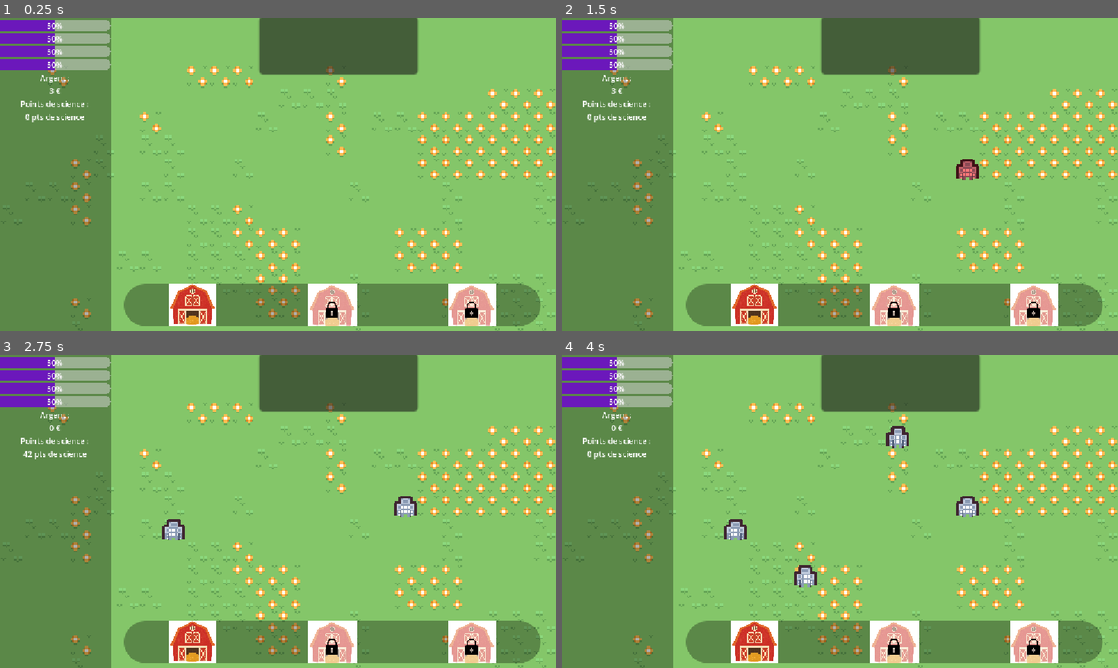
Above: before the commit, frames 1-4 (two rows, left to right).
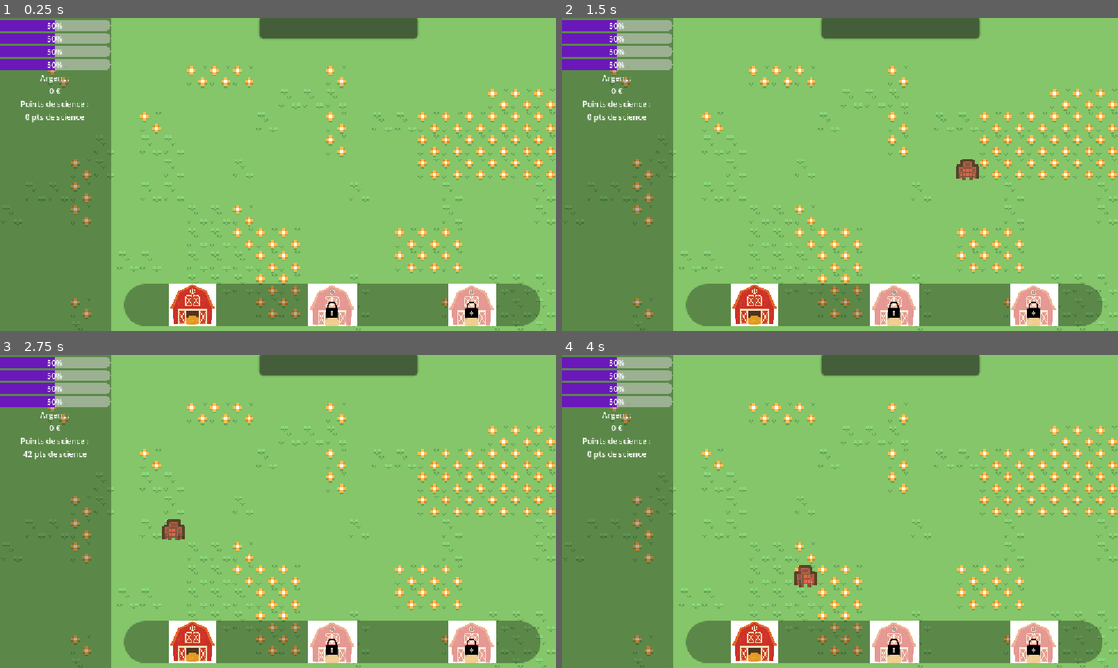
Above: after the commit, the same moments.

Repository: EthanAymeric/UniverCity
Game: Godot game, scene res://Scenes/scene1.tscn
Same seed, same stepped clock (60 frames per second), same inputs: the game is played once before the commit and once after it.
Inputs (mouse positions are in pixels of both pictures, inside the frame that each line leads up to):
- Up to frame 1 (0.25 s): no input
- Up to frame 2 (1.5 s): click (756, 305) at 0.5 s; tap Enter at 1.25 s; move the mouse to (962, 158) at 1.27 s; hold D from 1.28 s (still down); hold Shift from 1.28 s (still down); click (962, 158) at 1.42 s
- Up to frame 3 (2.75 s): tap Space at 2 s; move the mouse to (166, 527) at 2.02 s; release D at 2.03 s; release Shift at 2.03 s; hold S from 2.03 s (still down); tap Z at 2.1 s; click (166, 527) at 2.17 s
- Up to frame 4 (4 s): tap Enter at 2.75 s; move the mouse to (895, 442) at 2.77 s; release S at 2.78 s; hold Shift 2.78-3.53 s; hold D from 2.78 s (still down); click (895, 442) at 2.92 s; move the mouse to (812, 574) at 3.52 s; tap Z at 3.6 s; click (812, 574) at 3.67 s

The runs differ from the first frame. In frame 1, 3.4% of the frame differs, in the area x 8-76%, y 5-25%; in frame 2, 3.5%; in frame 3, 3.8%; in frame 4, 4.3%, in the area x 29-76%, y 5-75%.

Commit message:
feat : placer des batiments coute de l'argent et n'est pas possible si le joueur n'a pas la somme nécessaire

Diff:
--- a/un-jeu/Scenes/scene1.tscn
+++ b/un-jeu/Scenes/scene1.tscn
@@ -778,4 +778,4 @@
 offset_left = 179.33334
 offset_top = -0.6666667
 offset_right = 289.0
-offset_bottom = 39.333332
+offset_bottom = 14.666667
--- a/un-jeu/Scripts/game_manager.gd
+++ b/un-jeu/Scripts/game_manager.gd
@@ -6,11 +6,15 @@
 @onready var preview_sprite: Sprite2D = $PreviewSprite
 @onready var batiment_1_btn: TextureButton = $CanvasLayer/BarreBatiment/HBoxContainer/Batiment1
 
+## Ressources : argent et points de science
 @onready var money: Label = $CanvasLayer/PanneauGauche/VBoxContainer/Ressources/Argent
 @onready var science: Label = $CanvasLayer/PanneauGauche/VBoxContainer/Ressources/Science
 
 ## Scène de bâtiment par défaut
 @export var farm_scene: PackedScene = preload("res://Scenes/Building.tscn")
+
+## Coût de placement d'un bâtiment
+@export var building_cost: int = 100
 
 ## Variables d'état du placement
 var is_placing: bool = false
@@ -34,7 +38,6 @@
 
 	# Affichage du score d'argent possédé
 	# TESTS
-	add_money(3)
 	show_money()
 
 	show_science()
@@ -42,6 +45,7 @@
 
 func _process(_delta: float) -> void:
 	# TESTS
+	## DEBUG : Ajouter/Perdre des ressources
 	a_add_money()
 	z_lose_money()
 	s_add_science()
@@ -87,6 +91,10 @@
 
 ## Vérifie si toutes les cases requises sont sur le sol et non occupées
 func can_place(top_left: Vector2i, footprint: Vector2i) -> bool:
+	# Vérification de l'argent disponible : on ne peut pas placer le batiment si on n'a pas assez de sous :
+	if score_money < building_cost:
+		return false
+
 	for x in range(footprint.x):
 		for y in range(footprint.y):
 			var check_cell = top_left + Vector2i(x, y)
@@ -125,6 +133,10 @@
 	if not current_scene_to_place:
 		return
 
+	# Déduire l'argent et mettre à jour l'affichage
+	lose_money(building_cost)
+	show_money()
+
 	var building: Building = current_scene_to_place.instantiate() as Building
 	buildings_container.add_child(building)
 
